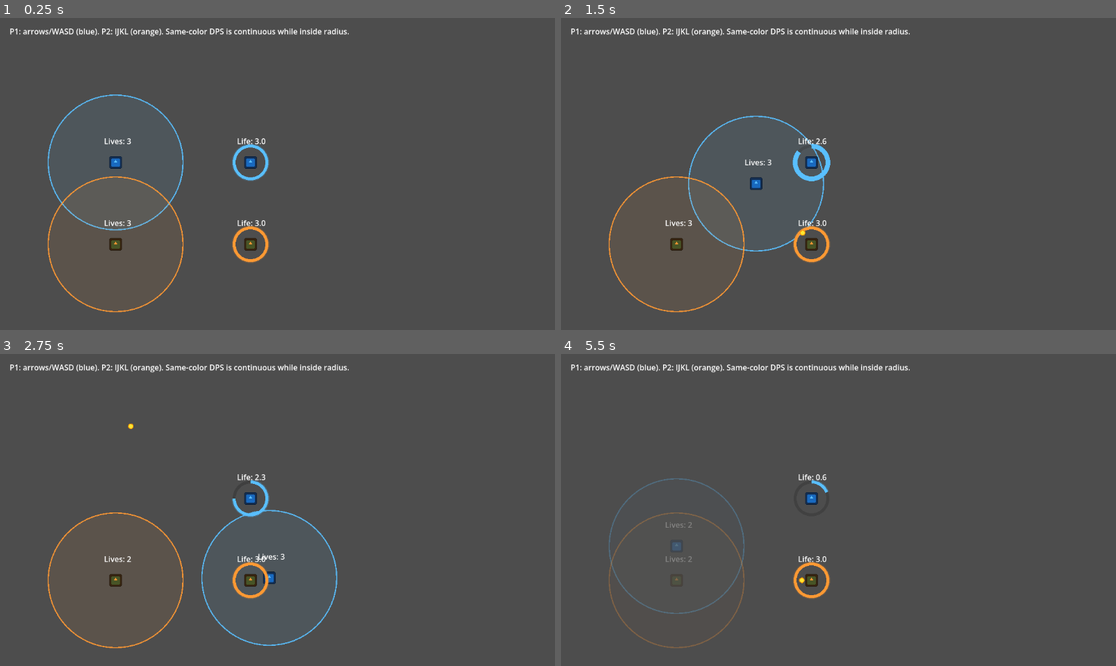
Above: before the commit, frames 1-4 (two rows, left to right).
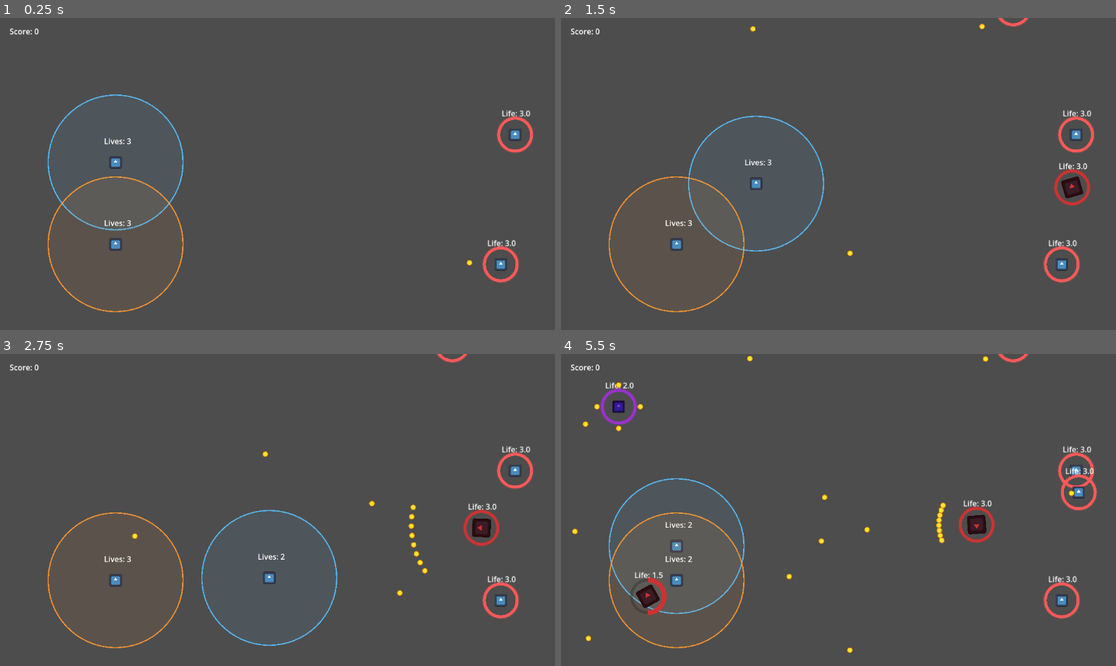
Above: after the commit, the same moments.

Repository: AgustinRamiroDiaz/just-metal-shapes
Game: Godot game, scene res://main_level.tscn
Same seed, same stepped clock (60 frames per second), same inputs: the game is played once before the commit and once after it. The engine's default icon, where the game draws it, is replaced by a stand-in: a white triangle on a blue panel in a dark square.
Inputs:
- Up to frame 1 (0.25 s): no input
- Up to frame 2 (1.5 s): tap Enter at 0.5 s; hold Right (ui_right) 0.53-1.28 s; tap K (p2_down) at 0.6 s; tap J (p2_left) at 0.8, 1.35 s; hold Down (ui_down) from 1.28 s (still down)
- Up to frame 3 (2.75 s): tap L (p2_right) at 1.55, 2.1 s; release Down (ui_down) at 2.03 s; hold Right (ui_right) from 2.03 s (still down); tap I (p2_up) at 2.3 s
- Up to frame 4 (5.5 s): release Right (ui_right) at 2.78 s; hold Up (ui_up) 2.78-3.53 s; tap I (p2_up) at 2.85, 5.3 s; tap K (p2_down) at 3.05, 3.6 s; hold Left (ui_left) 3.53-5.03 s; tap J (p2_left) at 3.8, 4.35 s; tap L (p2_right) at 4.55, 5.1 s; hold Down (ui_down) from 5.03 s (still down)

The runs differ from the first frame. In frame 1, 2.2% of the frame differs, in the area x 1-97%, y 3-86%; in frame 2, 2.8%; in frame 3, 2.9%; in frame 4, 4.7%, in the area x 1-97%, y 0-96%.

Commit message:
add enemies, a ton

Diff:
--- a/main_level.tscn
+++ b/main_level.tscn
@@ -1,110 +1,32 @@
-[gd_scene load_steps=10 format=3 uid="uid://bh1e5rgutq38q"]
+[gd_scene load_steps=3 format=3 uid="uid://bh1e5rgutq38q"]
 
-[ext_resource type="Script" path="res://scripts/player.gd" id="1_hmhd3"]
-[ext_resource type="Script" path="res://scripts/enemy.gd" id="2_uylta"]
-[ext_resource type="Texture2D" path="res://icon.svg" id="3_6o5e2"]
-[ext_resource type="Script" path="res://scripts/components/health_component.gd" id="4_health"]
-[ext_resource type="Script" path="res://scripts/components/shooter_component.gd" id="5_shooter"]
-
-[sub_resource type="CircleShape2D" id="CircleShape2D_player"]
-radius = 24.0
-
-[sub_resource type="CircleShape2D" id="CircleShape2D_enemy"]
-radius = 24.0
-
-[sub_resource type="CircleShape2D" id="CircleShape2D_range"]
-radius = 140.0
+[ext_resource type="Script" path="res://scripts/game_manager.gd" id="1_gm"]
+[ext_resource type="PackedScene" uid="uid://player" path="res://scenes/player.tscn" id="3_player"]
 
 [node name="Main Level" type="Node2D" unique_id=886601202]
+script = ExtResource("1_gm")
 
-[node name="Player" type="CharacterBody2D" parent="."]
-position = Vector2(240, 300)
-collision_layer = 1
-script = ExtResource("1_hmhd3")
-team_color = Color(0.35, 0.75, 1, 1)
+[node name="ScoreLabel" type="Label" parent="."]
+offset_left = 20.0
+offset_top = 16.0
+offset_right = 200.0
+offset_bottom = 52.0
+text = "Score: 0"
 
-[node name="Sprite2D" type="Sprite2D" parent="Player"]
-modulate = Color(0.35, 0.75, 1, 1)
-scale = Vector2(0.2, 0.2)
-texture = ExtResource("3_6o5e2")
-
-[node name="CollisionShape2D" type="CollisionShape2D" parent="Player"]
-shape = SubResource("CircleShape2D_player")
-
-[node name="RangeArea" type="Area2D" parent="Player"]
-collision_mask = 2
-
-[node name="CollisionShape2D" type="CollisionShape2D" parent="Player/RangeArea"]
-shape = SubResource("CircleShape2D_range")
-
-[node name="Enemy" type="StaticBody2D" parent="."]
-position = Vector2(520, 300)
-script = ExtResource("2_uylta")
-collision_layer = 2
-
-[node name="Sprite2D" type="Sprite2D" parent="Enemy"]
-modulate = Color(0.35, 0.75, 1, 1)
-scale = Vector2(0.2, 0.2)
-texture = ExtResource("3_6o5e2")
-
-[node name="CollisionShape2D" type="CollisionShape2D" parent="Enemy"]
-shape = SubResource("CircleShape2D_enemy")
-
-[node name="HealthComponent" type="Node2D" parent="Enemy"]
-script = ExtResource("4_health")
-shield_color = Color(0.35, 0.75, 1, 1)
-
-[node name="ShooterComponent" type="Node" parent="Enemy"]
-script = ExtResource("5_shooter")
-
-[node name="Player2" type="CharacterBody2D" parent="."]
-position = Vector2(240, 470)
-collision_layer = 1
-script = ExtResource("1_hmhd3")
-team_color = Color(1, 0.6, 0.2, 1)
-move_left_action = &"p2_left"
-move_right_action = &"p2_right"
-move_up_action = &"p2_up"
-move_down_action = &"p2_down"
-use_right_stick = true
-
-[node name="Sprite2D" type="Sprite2D" parent="Player2"]
-modulate = Color(1, 0.6, 0.2, 1)
-scale = Vector2(0.2, 0.2)
-texture = ExtResource("3_6o5e2")
-
-[node name="CollisionShape2D" type="CollisionShape2D" parent="Player2"]
-shape = SubResource("CircleShape2D_player")
-
-[node name="RangeArea" type="Area2D" parent="Player2"]
-collision_mask = 4
-
-[node name="CollisionShape2D" type="CollisionShape2D" parent="Player2/RangeArea"]
-shape = SubResource("CircleShape2D_range")
-
-[node name="Enemy2" type="StaticBody2D" parent="."]
-position = Vector2(520, 470)
-script = ExtResource("2_uylta")
-collision_layer = 4
-
-[node name="Sprite2D" type="Sprite2D" parent="Enemy2"]
-modulate = Color(1, 0.6, 0.2, 1)
-scale = Vector2(0.2, 0.2)
-texture = ExtResource("3_6o5e2")
-
-[node name="CollisionShape2D" type="CollisionShape2D" parent="Enemy2"]
-shape = SubResource("CircleShape2D_enemy")
-
-[node name="HealthComponent" type="Node2D" parent="Enemy2"]
-script = ExtResource("4_health")
-shield_color = Color(1, 0.6, 0.2, 1)
-
-[node name="ShooterComponent" type="Node" parent="Enemy2"]
-script = ExtResource("5_shooter")
+[node name="GameOverLabel" type="Label" parent="."]
+visible = false
+offset_left = 280.0
+offset_top = 280.0
+offset_right = 520.0
+offset_bottom = 340.0
+theme_override_colors/font_color = Color(1, 0.2, 0.2, 1)
+theme_override_font_sizes/font_size = 48
+text = "GAME OVER"
+horizontal_alignment = 1
 
 [node name="HelpLabel" type="Label" parent="."]
 offset_left = 20.0
-offset_top = 16.0
+offset_top = 750.0
 offset_right = 760.0
-offset_bottom = 52.0
+offset_bottom = 786.0
 text = "P1: arrows/WASD (blue). P2: IJKL (orange). Same-color DPS is continuous while inside radius."
--- /dev/null
+++ b/scenes/enemy.tscn
@@ -0,0 +1,26 @@
+[gd_scene format=3 uid="uid://enemy"]
+
+[ext_resource type="Script" path="res://scripts/enemy.gd" id="1_enemy"]
+[ext_resource type="Texture2D" path="res://icon.svg" id="2_icon"]
+[ext_resource type="Script" path="res://scripts/components/health_component.gd" id="3_health"]
+[ext_resource type="Script" path="res://scripts/components/shooter_component.gd" id="4_shooter"]
+
+[sub_resource type="CircleShape2D" id="CircleShape2D_enemy"]
+radius = 24.0
+
+[node name="Enemy" type="StaticBody2D"]
+script = ExtResource("1_enemy")
+collision_layer = 2
+
+[node name="Sprite2D" type="Sprite2D" parent="."]
+scale = Vector2(0.2, 0.2)
+texture = ExtResource("2_icon")
+
+[node name="CollisionShape2D" type="CollisionShape2D" parent="."]
+shape = SubResource("CircleShape2D_enemy")
+
+[node name="HealthComponent" type="Node2D" parent="."]
+script = ExtResource("3_health")
+
+[node name="ShooterComponent" type="Node" parent="."]
+script = ExtResource("4_shooter")
--- /dev/null
+++ b/scenes/player.tscn
@@ -0,0 +1,27 @@
+[gd_scene format=3 uid="uid://player"]
+
+[ext_resource type="Script" path="res://scripts/player.gd" id="1_player"]
+[ext_resource type="Texture2D" path="res://icon.svg" id="2_icon"]
+
+[sub_resource type="CircleShape2D" id="CircleShape2D_player"]
+radius = 24.0
+
+[sub_resource type="CircleShape2D" id="CircleShape2D_range"]
+radius = 140.0
+
+[node name="Player" type="CharacterBody2D"]
+collision_layer = 1
+script = ExtResource("1_player")
+
+[node name="Sprite2D" type="Sprite2D" parent="."]
+scale = Vector2(0.2, 0.2)
+texture = ExtResource("2_icon")
+
+[node name="CollisionShape2D" type="CollisionShape2D" parent="."]
+shape = SubResource("CircleShape2D_player")
+
+[node name="RangeArea" type="Area2D" parent="."]
+collision_mask = 2
+
+[node name="CollisionShape2D" type="CollisionShape2D" parent="RangeArea"]
+shape = SubResource("CircleShape2D_range")
--- a/scenes/shotgun_enemy.tscn
+++ b/scenes/shotgun_enemy.tscn
@@ -15,6 +15,7 @@
 
 [node name="ShotgunEnemy" type="StaticBody2D"]
 script = ExtResource("1_shotgun")
+collision_layer = 2
 
 [node name="Sprite2D" type="Sprite2D" parent="."]
 modulate = Color(0.8, 0.2, 0.2, 1)
--- a/scenes/turret_enemy.tscn
+++ b/scenes/turret_enemy.tscn
@@ -13,6 +13,7 @@
 
 [node name="TurretEnemy" type="StaticBody2D"]
 script = ExtResource("1_turret")
+collision_layer = 2
 
 [node name="Sprite2D" type="Sprite2D" parent="."]
 modulate = Color(0.6, 0.2, 0.8, 1)
--- /dev/null
+++ b/scripts/components/spawner_component.gd
@@ -0,0 +1,36 @@
+class_name SpawnerComponent
+extends Node
+
+signal spawned(node: Node)
+
+@export var spawn_interval: float = 2.0
+@export var enemy_scene: PackedScene
+@export var spawn_area_width: float = 800.0
+@export var spawn_y_offset: float = -50.0
+
+var spawn_timer: float = 0.0
+
+
+func _ready() -> void:
+	if enemy_scene == null:
+		enemy_scene = load("res://scenes/enemy.tscn")
+	spawn_timer = randf_range(0.0, spawn_interval)
+
+
+func _process(delta: float) -> void:
+	spawn_timer += delta
+	if spawn_timer >= spawn_interval:
+		spawn_timer = 0.0
+		_spawn()
+
+
+func _spawn() -> void:
+	var scene_to_spawn := enemy_scene
+	if enemy_scene == null:
+		scene_to_spawn = load("res://scenes/enemy.tscn")
+
+	var enemy: StaticBody2D = scene_to_spawn.instantiate()
+	var spawn_x := randf_range(0.0, spawn_area_width)
+	enemy.global_position = Vector2(spawn_x, spawn_y_offset)
+	get_tree().current_scene.add_child(enemy)
+	spawned.emit(enemy)
--- a/scripts/components/turn_component.gd
+++ b/scripts/components/turn_component.gd
@@ -1,7 +1,7 @@
 class_name TurnComponent
 extends Node
 
-@export var turn_speed: float = 1.0
+@export var turn_speed: float = 0.5
 @export var target_group: StringName = &"players"
 
 
--- a/scripts/enemy.gd
+++ b/scripts/enemy.gd
@@ -1,4 +1,6 @@
 extends StaticBody2D
+
+signal died
 
 @onready var sprite: Sprite2D = $Sprite2D
 @onready var health: HealthComponent = $HealthComponent
@@ -14,4 +16,5 @@
 
 
 func _on_died() -> void:
+	died.emit()
 	queue_free()
--- /dev/null
+++ b/scripts/game_manager.gd
@@ -0,0 +1,136 @@
+class_name GameManager
+extends Node2D
+
+@export var player_scene: PackedScene
+@export var base_spawn_interval: float = 2.0
+@export var spawn_circle_radius: float = 500.0
+
+var enemy_scenes: Array[PackedScene] = []
+var spawn_timers: Array[float] = []
+var spawn_intervals: Array[float] = []
+var score: int = 0
+var game_time: float = 0.0
+var is_game_over: bool = false
+var viewport_rect: Rect2
+
+@onready var score_label: Label = $ScoreLabel
+@onready var game_over_label: Label = $GameOverLabel
+
+
+func _ready() -> void:
+	viewport_rect = get_viewport().get_visible_rect()
+	player_scene = load("res://scenes/player.tscn")
+	enemy_scenes = [
+		load("res://scenes/enemy.tscn"),
+		load("res://scenes/shotgun_enemy.tscn"),
+		load("res://scenes/turret_enemy.tscn")
+	]
+
+	for i in enemy_scenes.size():
+		spawn_timers.append(randf_range(0.0, base_spawn_interval))
+		spawn_intervals.append(base_spawn_interval * (1.0 + i * 0.5))
+
+	_spawn_players()
+	_spawn_initial_enemies()
+
+
+func _process(delta: float) -> void:
+	if is_game_over:
+		return
+
+	game_time += delta
+	_update_spawn_intervals()
+	_handle_spawning(delta)
+	_update_ui()
+
+
+func _spawn_players() -> void:
+	var p1: CharacterBody2D = player_scene.instantiate()
+	p1.position = Vector2(240, 300)
+	p1.team_color = Color(0.35, 0.75, 1, 1)
+	p1.add_to_group("players")
+	add_child(p1)
+	p1.died.connect(_on_player_died)
+
+	var p2: CharacterBody2D = player_scene.instantiate()
+	p2.position = Vector2(240, 470)
+	p2.team_color = Color(1, 0.6, 0.2, 1)
+	p2.move_left_action = &"p2_left"
+	p2.move_right_action = &"p2_right"
+	p2.move_up_action = &"p2_up"
+	p2.move_down_action = &"p2_down"
+	p2.use_right_stick = true
+	p2.add_to_group("players")
+	add_child(p2)
+	p2.died.connect(_on_player_died)
+
+
+func _spawn_initial_enemies() -> void:
+	for i in range(3):
+		_spawn_enemy(0)
+
+
+func _update_spawn_intervals() -> void:
+	var difficulty_factor: float = 1.0 - min(game_time / 300.0, 0.7)
+	for i in spawn_intervals.size():
+		spawn_intervals[i] = base_spawn_interval * (1.0 + i * 0.5) * difficulty_factor
+
+
+func _handle_spawning(delta: float) -> void:
+	for i in enemy_scenes.size():
+		spawn_timers[i] += delta
+		if spawn_timers[i] >= spawn_intervals[i]:
+			spawn_timers[i] = 0.0
+			_spawn_enemy(i)
+
+
+func _spawn_enemy(index: int) -> void:
+	var enemy: StaticBody2D = enemy_scenes[index].instantiate()
+	var spawn_pos: Vector2
+
+	if index == 2:
+		spawn_pos = _get_spawn_inside_viewport()
+	else:
+		spawn_pos = _get_spawn_on_circle()
+
+	enemy.global_position = spawn_pos
+	add_child(enemy)
+	enemy.died.connect(_on_enemy_died)
+
+
+func _get_spawn_on_circle() -> Vector2:
+	var center := viewport_rect.get_center()
+	var angle := randf() * TAU
+	return center + Vector2(cos(angle), sin(angle)) * spawn_circle_radius
+
+
+func _get_spawn_inside_viewport() -> Vector2:
+	var margin := 50.0
+	return Vector2(
+		randf_range(viewport_rect.position.x + margin, viewport_rect.end.x - margin),
+		randf_range(viewport_rect.position.y + margin, viewport_rect.end.y - margin)
+	)
+
+
+func _on_enemy_died() -> void:
+	score += 10
+
+
+func _on_player_died() -> void:
+	var players := get_tree().get_nodes_in_group("players")
+	var alive_count := 0
+	for p in players:
+		if is_instance_valid(p):
+			alive_count += 1
+
+	if alive_count == 0:
+		_game_over()
+
+
+func _game_over() -> void:
+	is_game_over = true
+	game_over_label.visible = true
+
+
+func _update_ui() -> void:
+	score_label.text = "Score: %d" % score
--- a/scripts/player.gd
+++ b/scripts/player.gd
@@ -1,4 +1,6 @@
 extends CharacterBody2D
+
+signal died
 
 @export var speed: float = 220.0
 @export var range_radius: float = 140.0:
@@ -67,7 +69,14 @@
 		)
 	velocity = input_dir * speed
 	move_and_slide()
+	_clamp_to_viewport()
 	_apply_continuous_damage(delta)
+
+
+func _clamp_to_viewport() -> void:
+	var rect := get_viewport().get_visible_rect()
+	global_position.x = clampf(global_position.x, rect.position.x, rect.end.x)
+	global_position.y = clampf(global_position.y, rect.position.y, rect.end.y)
 
 
 func _draw() -> void:
@@ -111,6 +120,7 @@
 	if lives <= 0:
 		lives = 0
 		modulate = Color(0.5, 0.5, 0.5, 1.0)
+		died.emit()
 
 
 func _update_lives_label() -> void:
--- a/scripts/shotgun_enemy.gd
+++ b/scripts/shotgun_enemy.gd
@@ -1,4 +1,6 @@
 extends StaticBody2D
+
+signal died
 
 @onready var sprite: Sprite2D = $Sprite2D
 @onready var health: HealthComponent = $HealthComponent
@@ -16,4 +18,5 @@
 
 
 func _on_died() -> void:
+	died.emit()
 	queue_free()
--- a/scripts/turret_enemy.gd
+++ b/scripts/turret_enemy.gd
@@ -1,4 +1,6 @@
 extends StaticBody2D
+
+signal died
 
 @onready var sprite: Sprite2D = $Sprite2D
 @onready var health: HealthComponent = $HealthComponent
@@ -14,4 +16,5 @@
 
 
 func _on_died() -> void:
+	died.emit()
 	queue_free()
Not shown, added: scripts/components/spawner_component.gd.uid
Not shown, added: scripts/game_manager.gd.uid
